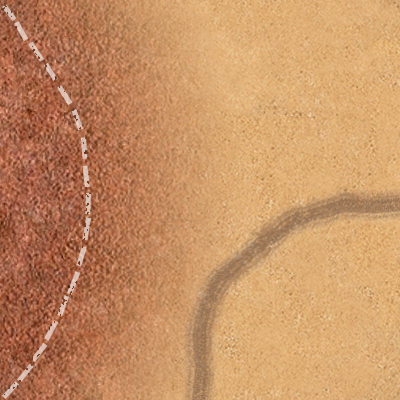
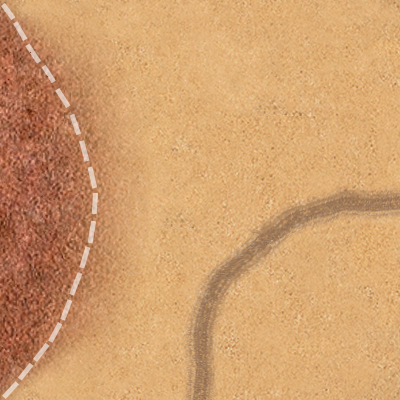
Two versions of the same layered image (400x400). Layer-by-layer changes:
moved "Линия 17" above "3td_AfricaRoad_01H", painted on it over bbox(1, 3, 98, 399)
removed layer "Слой 2" over bbox(0, 0, 249, 400)
painted on "3td_AfricaRoad_01H" over bbox(180, 183, 400, 400)
added layer "Слой 3" above "Слой 1" over bbox(0, 0, 164, 400)
added layer "Фон" over bbox(0, 0, 400, 400)
